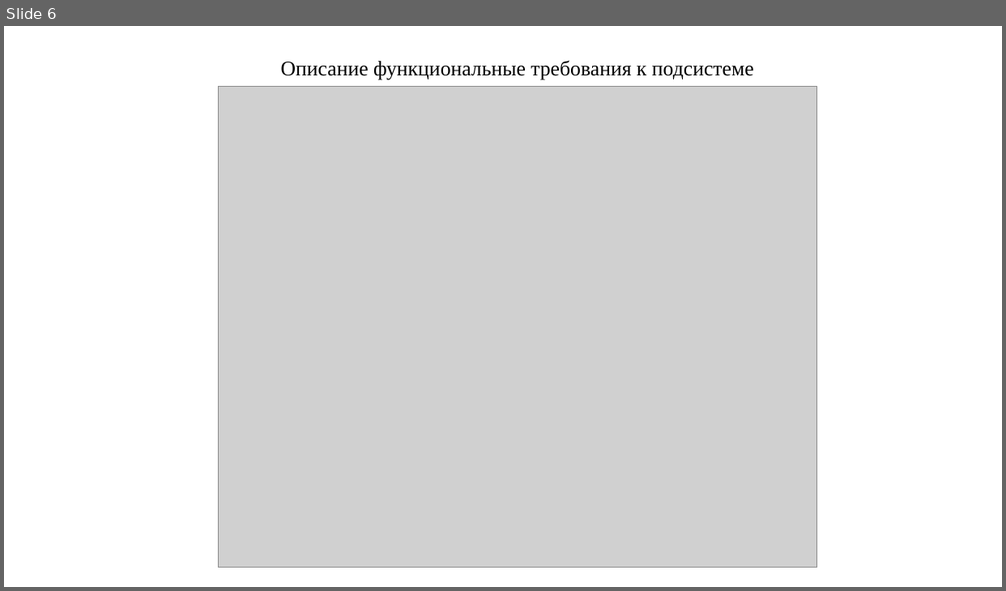
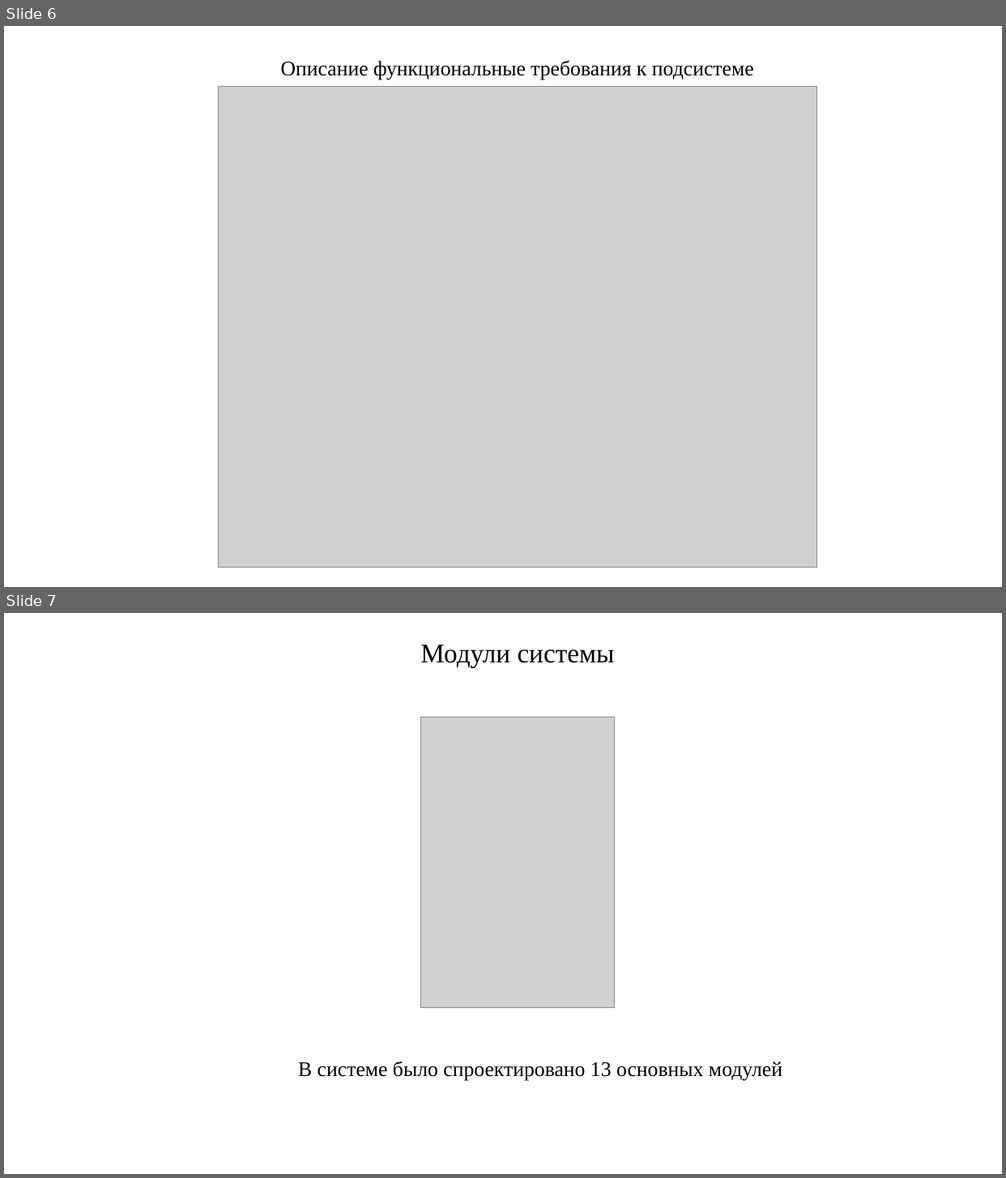
Before and after one commit to notcrimson/diploma, a slide deck: Презентация для защиты.pptx. Shown one above the other, each under a label of ours: slide 6 before the commit, slides 6 and 7 after it. The pictures are 1006x591 and 1006x1178 pixels, drawn with LibreOffice and Linux fonts; fonts in the diff are those of the drawing; grey boxes stand for pictures. Boxes give left, top, right and bottom in pixels: in the first picture for what was removed or moved away, otherwise in the second. Text is boxed around its words. In the diff, an @@ line names an element or a change of style, - is before the commit and + after.

```diff
--- a/Презентация для защиты.pptx
+++ b/Презентация для защиты.pptx
@@ slide 7 added at [4, 613, 1002, 1174], background #FFFFFF @@
@@ subtitle added at [420, 645, 615, 668], 25.9 pt, text #000000 @@
+Модули системы
@@ picture added at [421, 717, 614, 1008] @@
@@ text added at [298, 1062, 782, 1080], 20 pt, text #000000 @@
+В системе было спроектировано 13 основных модулей
```
Also in this commit, not shown: 5 other slides added, 1 slide removed, 18 other files.
